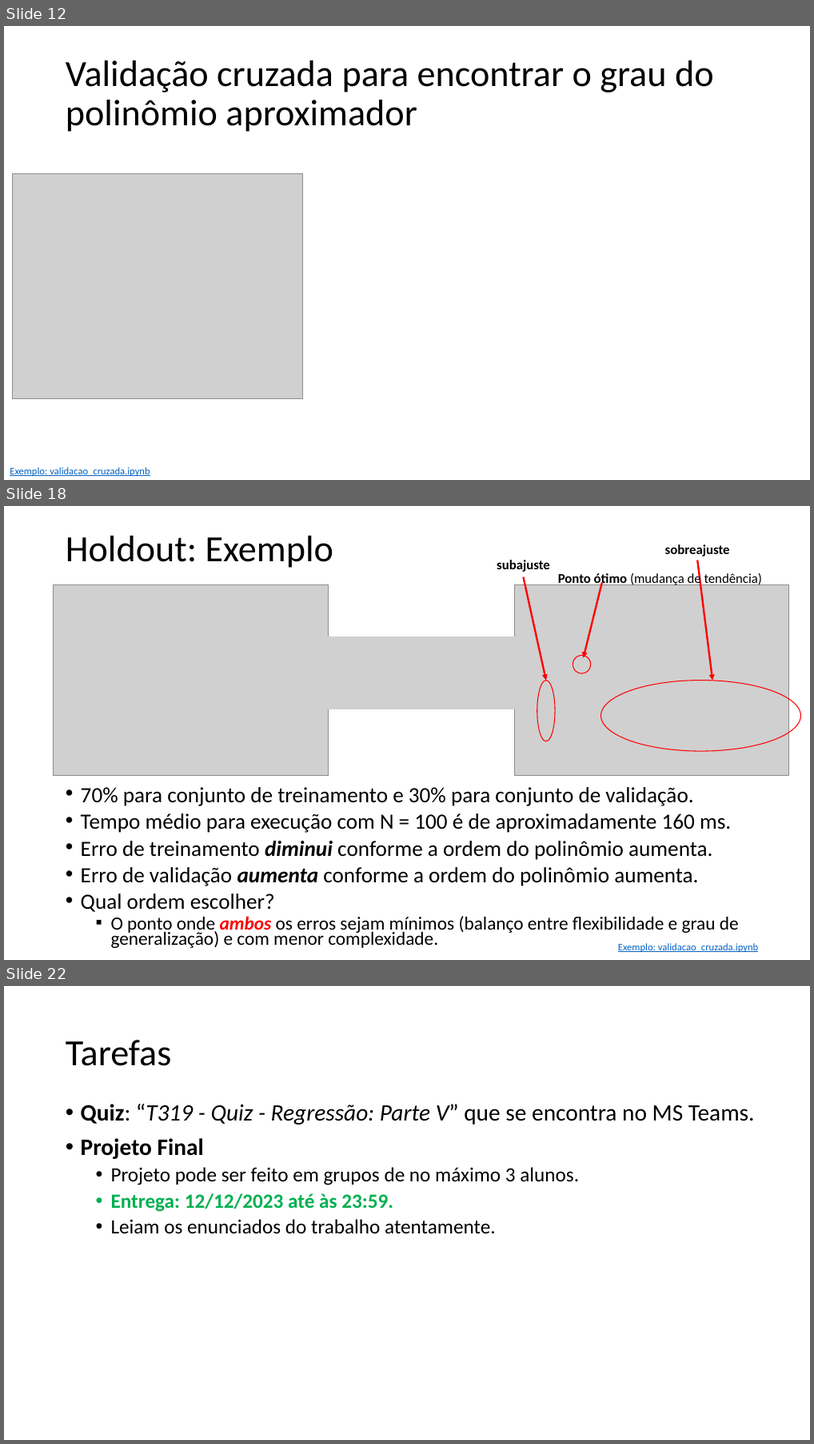
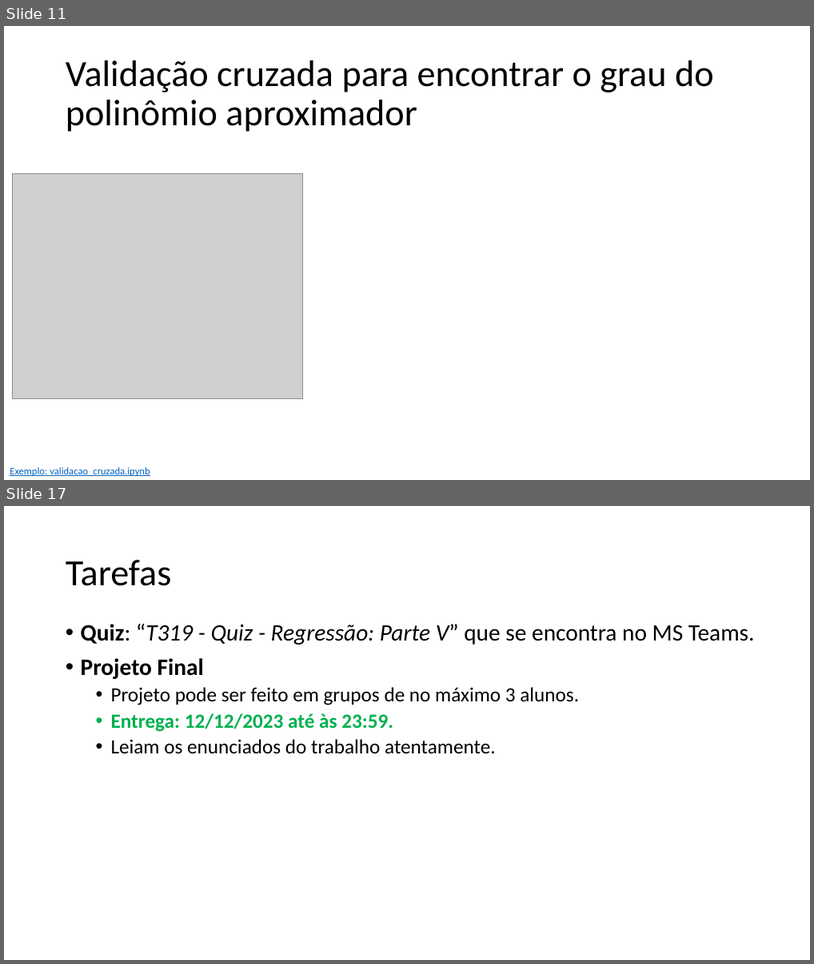
Before and after one commit to zz4fap/t319_aprendizado_de_maquina, a slide deck: slides/T319_Regressão_Linear (Parte V).pptx. Shown one above the other, each under a label of ours: slides 12, 18 and 22 before the commit, slides 11 and 17 after it; the slides between them are not shown. The pictures are 814x1444 and 814x964 pixels, drawn with LibreOffice and Linux fonts; fonts in the diff are those of the drawing; grey boxes stand for pictures. Boxes give left, top, right and bottom in pixels: in the first picture for what was removed or moved away, otherwise in the second. Text is boxed around its words. In the diff, an @@ line names an element or a change of style, - is before the commit and + after.

```diff
--- a/slides/T319_Regressão_Linear (Parte V).pptx
+++ b/slides/T319_Regressão_Linear (Parte V).pptx
@@ slide 18 removed at (x1=4, y1=506, x2=810, y2=960), background #FFFFFF @@
@@ title removed at (x1=66, y1=536, x2=334, y2=568) @@
-Holdout: Exemplo
@@ text removed at (x1=666, y1=544, x2=730, y2=556) @@
-sobreajuste
@@ text removed at (x1=497, y1=560, x2=550, y2=572) @@
-subajuste
@@ arrow removed from (524, 576) to (546, 680) @@
@@ text removed at (x1=558, y1=572, x2=762, y2=587) @@
-Ponto ótimo (mudança de tendência)
@@ arrow removed from (698, 560) to (713, 680) @@
@@ picture removed at (x1=53, y1=584, x2=329, y2=776) @@
@@ picture removed at (x1=514, y1=584, x2=789, y2=776) @@
@@ arrow removed from (602, 582) to (583, 658) @@
@@ picture removed at (x1=324, y1=636, x2=519, y2=708) @@
@@ ellipse removed at (x1=574, y1=656, x2=591, y2=673) @@
@@ ellipse removed at (x1=538, y1=680, x2=556, y2=741) @@
@@ ellipse removed at (x1=601, y1=680, x2=802, y2=751) @@
@@ text removed at (x1=81, y1=787, x2=739, y2=948) @@
-• 70% para conjunto de treinamento e 30% para conjunto de validação.
-• Tempo médio para execução com N = 100 é de aproximadamente 160 ms.
-• Erro de treinamento diminui conforme a ordem do polinômio aumenta.
-• Erro de validação aumenta conforme a ordem do polinômio aumenta.
-• Qual ordem escolher?
-  ▪ O ponto onde ambos os erros sejam mínimos (balanço entre flexibilidade e grau de generalização) e com menor complexidade.
@@ text removed at (x1=618, y1=943, x2=758, y2=952) @@
-Exemplo: validacao_cruzada.ipynb
@@ what was slide 12 is now slide 11 @@
@@ what was slide 22 is now slide 17 @@
```
Also in this commit, not shown: 2 slides changed, 4 slides added, 8 other slides removed, 1 other file.
